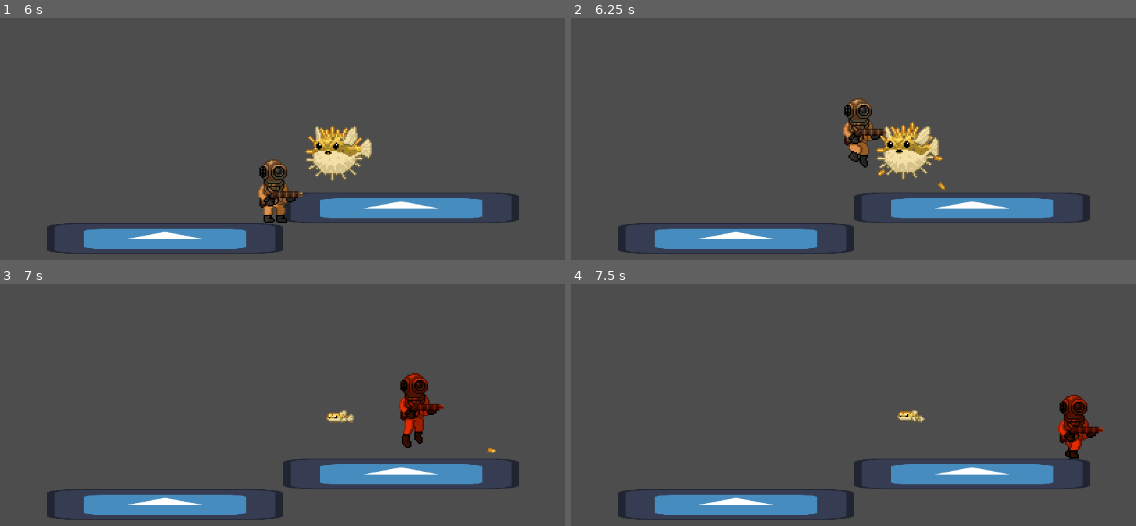
Above: before the commit, frames 1-4 (two rows, left to right).
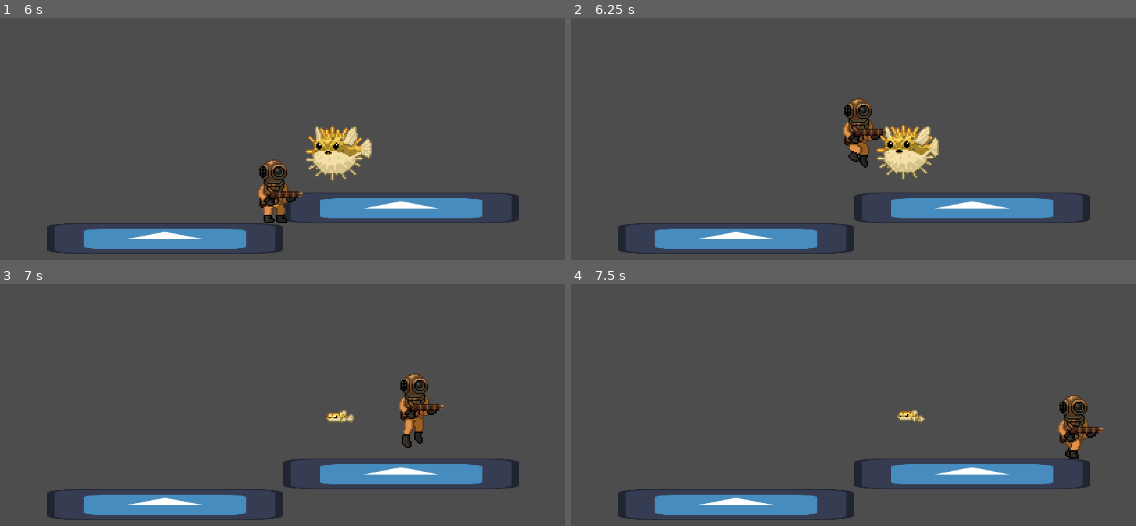
Above: after the commit, the same moments.

Repository: teamjakojaannos/ld57-depths
Game: Godot game, scene res://world/test_level.tscn
Same seed, same stepped clock (60 frames per second), same inputs: the game is played once before the commit and once after it. This scene is started directly instead of the project's main scene. The engine's default icon, where the game draws it, is replaced by a stand-in: a white triangle on a blue panel in a dark square.
Inputs:
- Up to frame 1 (6 s): tap Enter (ui_accept) at 0.5 s; hold Z (attack_1) 0.53-1.28 s; hold Right (right) 0.53-2.03 s; tap Space (jump) at 0.77, 1.52, 3.02, 3.77, 4.52 s; tap X (attack_2) every 1.5 s from 1.35 to 5.85 s; hold Z (attack_1) 2.03-2.78 s; hold Left (left) 2.03-4.28 s; hold Z (attack_1) 3.53-4.28 s; hold Right (right) from 4.28 s (still down); hold Z (attack_1) 5.03-5.78 s
- Up to frame 2 (6.25 s): keep holding Right (right); tap Space (jump) at 6.02 s
- Up to frame 3 (7 s): keep holding Right (right); hold Z (attack_1) from 6.53 s (still down); tap Space (jump) at 6.77 s
- Up to frame 4 (7.5 s): keep holding Right (right); release Z (attack_1) at 7.28 s; tap X (attack_2) at 7.35 s

Frame 1 is identical in both runs. In frame 2, 0.1% of the frame differs, in the area x 54-67%, y 42-72%; in frame 3, 0.9%, in the area x 70-88%, y 36-70%; in frame 4, 0.7%.
Error in both runs: Invalid access to property or key 'current_level' on a base object of type 'Nil'. (res://characters/player/harpoongun.gd:21)

Commit message:
reuse more projectile code

Diff:
--- a/fish/spiky_puffer_fish/spike.gd
+++ /dev/null
@@ -1,18 +0,0 @@
-class_name Spike
-extends Area2D
-
-@export var damage = 1
-
-var velocity: Vector2 = Vector2()
-
-func _physics_process(delta: float) -> void:
-	position += velocity * delta
-
-func _on_body_entered(other: Node2D) -> void:
-	var health = other.get_node_or_null("Health")
-	if health is Health:
-		health.health -= damage
-	self.queue_free()
-
-func _lifetime_expired():
-	self.queue_free()
--- a/fish/spiky_puffer_fish/spike.tscn
+++ b/fish/spiky_puffer_fish/spike.tscn
@@ -1,26 +1,26 @@
-[gd_scene load_steps=4 format=3 uid="uid://bv7qqj0er6f4y"]
+[gd_scene load_steps=5 format=3 uid="uid://bv7qqj0er6f4y"]
 
-[ext_resource type="Script" uid="uid://dx7hqkyhr67vh" path="res://fish/spiky_puffer_fish/spike.gd" id="1_axd3l"]
 [ext_resource type="Texture2D" uid="uid://cx0yqjvqex2ft" path="res://graphics/spike.png" id="1_k8k4s"]
+[ext_resource type="Script" uid="uid://e7enuvutsgkh" path="res://characters/projectile.gd" id="1_wovym"]
+[ext_resource type="Script" uid="uid://dhxp0561m5pwb" path="res://utilities/lifetime.gd" id="3_wovym"]
 
-[sub_resource type="RectangleShape2D" id="RectangleShape2D_axd3l"]
-size = Vector2(3, 6)
+[sub_resource type="RectangleShape2D" id="RectangleShape2D_wovym"]
+size = Vector2(6, 3)
 
 [node name="Spike" type="Area2D"]
 collision_layer = 0
 collision_mask = 3
-script = ExtResource("1_axd3l")
+script = ExtResource("1_wovym")
+
+[node name="Lifetime" type="Node" parent="."]
+script = ExtResource("3_wovym")
+metadata/_custom_type_script = "uid://dhxp0561m5pwb"
 
 [node name="Sprite2D" type="Sprite2D" parent="."]
+rotation = 1.5708
 texture = ExtResource("1_k8k4s")
 
 [node name="CollisionShape2D" type="CollisionShape2D" parent="."]
-shape = SubResource("RectangleShape2D_axd3l")
-
-[node name="Lifetime" type="Timer" parent="."]
-wait_time = 3.0
-one_shot = true
-autostart = true
+shape = SubResource("RectangleShape2D_wovym")
 
 [connection signal="body_entered" from="." to="." method="_on_body_entered"]
-[connection signal="timeout" from="Lifetime" to="." method="_lifetime_expired"]
--- a/fish/spiky_puffer_fish/spike_fish.gd
+++ b/fish/spiky_puffer_fish/spike_fish.gd
@@ -48,15 +48,12 @@
 	for _s in spike_count:
 		var spawn = point_on_unit_circle()
 		var velocity = spawn * randf_range(min_spike_speed, max_spike_speed)
-		var angle = zero.angle_to_point(spawn)
-		angle += PI / 2.0
 
-		var spike: Spike = spike_scene.instantiate()
+		var spike: Projectile = spike_scene.instantiate()
 		spike.velocity = velocity
 		spike.global_position = $SpikeOrigin.global_position + spawn
-		spike.rotation = angle
 
-		parent.add_child(spike)
+		Globals.level.current_level.add_child(spike)
 
 
 func point_on_unit_circle() -> Vector2:
--- /dev/null
+++ b/utilities/lifetime.gd
@@ -0,0 +1,10 @@
+extends Node
+class_name Lifetime
+
+@export var duration = 3.0
+
+func _ready() -> void:
+	get_tree().create_timer(duration).timeout.connect(_on_timeout)
+
+func _on_timeout() -> void:
+	get_parent().queue_free()
Not shown, removed: fish/spiky_puffer_fish/spike.gd.uid
Not shown, added: utilities/lifetime.gd.uid
